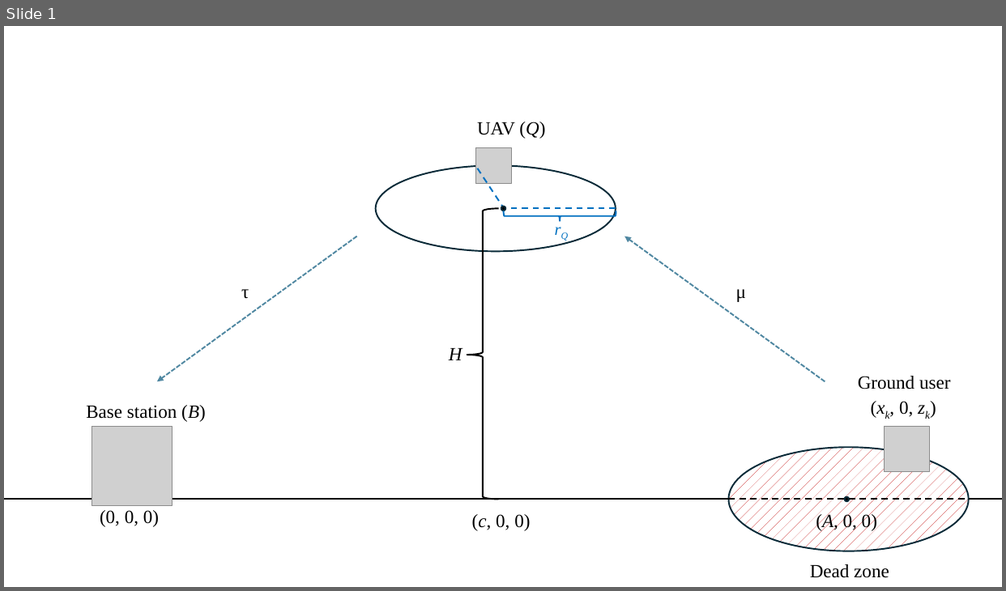
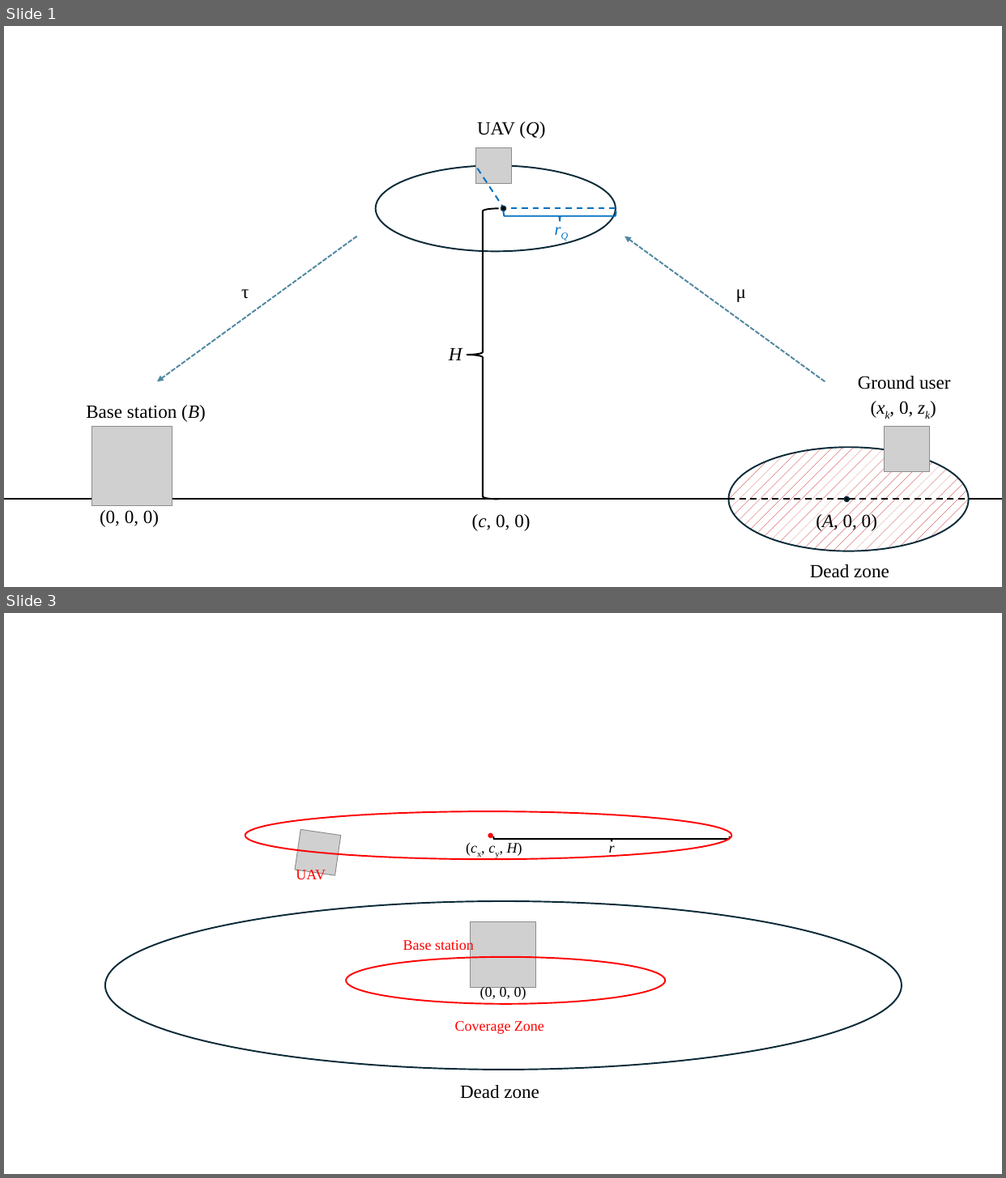
Before and after one commit to danielbonkowsky/uav-optimization, a slide deck: system-model.pptx. Shown one above the other, each under a label of ours: slide 1 before the commit, slides 1 and 3 after it; the slides between them are not shown. The pictures are 1006x591 and 1006x1178 pixels, drawn with LibreOffice and Linux fonts; fonts in the diff are those of the drawing; grey boxes stand for pictures. Boxes give left, top, right and bottom in pixels: in the first picture for what was removed or moved away, otherwise in the second. Text is boxed around its words. In the diff, an @@ line names an element or a change of style, - is before the commit and + after.

Commit message:
Added slide with new proposed system model

```diff
--- a/system-model.pptx
+++ b/system-model.pptx
@@ slide 3 added at (4,613,1002,1174), background #FFFFFF @@
@@ ellipse added at (245,811,731,859), outline #FF0000 1.5 pt @@
@@ picture added at (295,829,341,875) @@
@@ ellipse added at (488,833,493,838), fill #FF0000 @@
@@ left brace added at (493,836,730,841), outline #000000 1.5 pt @@
@@ text added at (507,842,522,856), 14 pt, text #000000 @@
+(cx, cy, H)
@@ text added at (609,845,615,857), 14 pt, text #000000, italic @@
+r
@@ text added at (296,869,326,879), 14 pt, text #FF0000 @@
+UAV
@@ ellipse added at (105,901,901,1070), outline #092A39 1.5 pt @@
@@ picture added at (471,922,535,987) @@
@@ text added at (403,939,474,953), 14 pt, text #FF0000 @@
+Base station
@@ ellipse added at (346,957,665,1004), outline #FF0000 1.5 pt @@
@@ text added at (480,986,526,1000), 14 pt, text #000000 @@
+(0, 0, 0)
@@ text added at (455,1021,544,1034), 14 pt, text #FF0000 @@
+Coverage Zone
@@ text added at (460,1085,539,1099), 18 pt, text #000000 @@
+Dead zone
```
